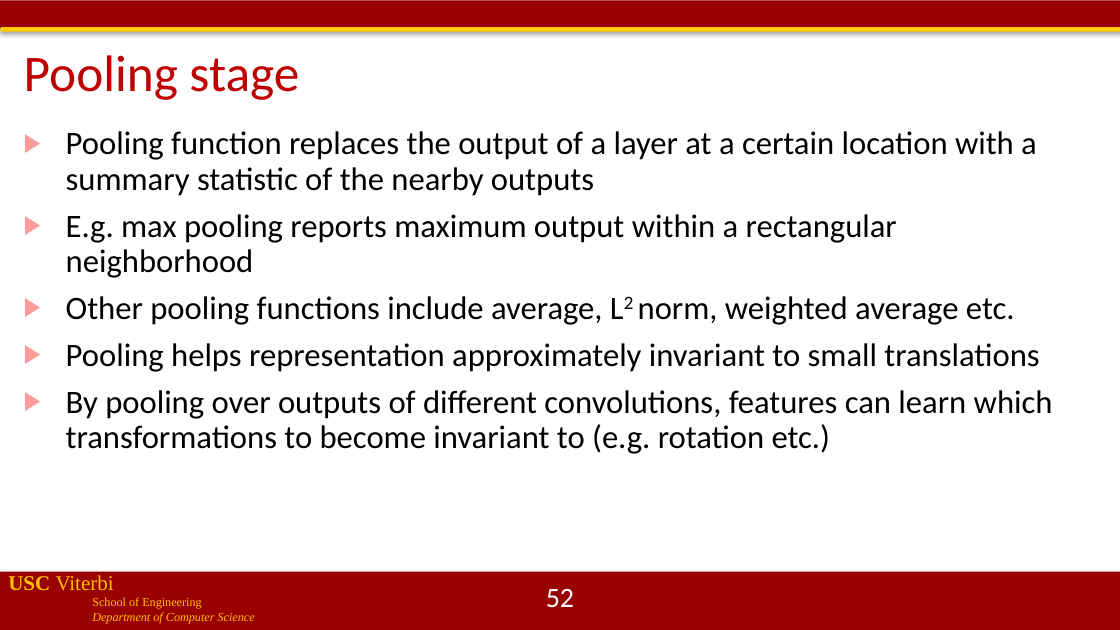
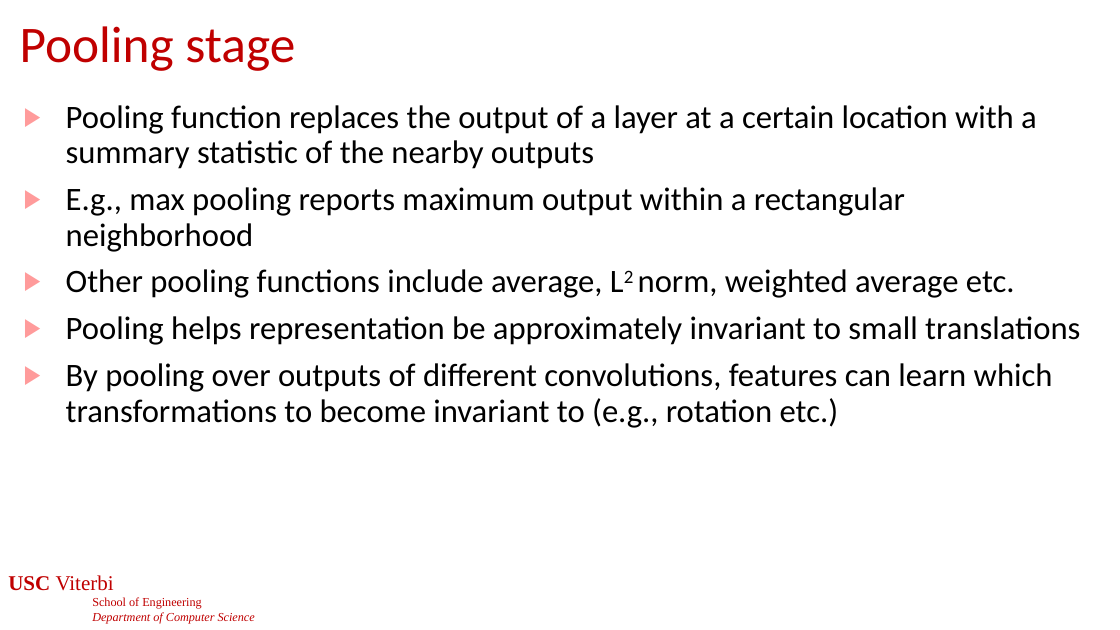
Before and after one commit to jdeshmukh/jdeshmukh.github.io, a slide deck: slide 50 of teaching/cs513slides/lecture11-SensingPerception.pptx (slide 52 before the commit). Drawn at 1120x630 pixels with LibreOffice and Linux fonts; fonts in the diff are those of the drawing; background and template pictures are left out. Boxes give left, top, right and bottom in pixels: in the first picture for what was removed or moved away, otherwise in the second. Text is boxed around its words. In the diff, an @@ line names an element or a change of style, - is before the commit and + after.

```diff
--- a/teaching/cs513slides/lecture11-SensingPerception.pptx
+++ b/teaching/cs513slides/lecture11-SensingPerception.pptx
@@ rectangle removed at bbox=[0, 0, 1120, 28] @@
@@ rectangle removed at bbox=[1, 27, 1120, 32] @@
@@ title "Pooling stage": place and size @@
-title "Pooling stage" at bbox=[24, 55, 299, 100]
+title "Pooling stage" at bbox=[20, 26, 295, 71]
@@ text "Pooling function replaces the output ...": place and size @@
-text "Pooling function replaces the output ..." at bbox=[66, 131, 1053, 454]
+text "Pooling function replaces the output ..." at bbox=[66, 105, 1080, 428]
@@ text at bbox=[66, 187, 905, 252]: text changed @@
-▶ E.g. max pooling reports maximum output within a rectangular neighborhood
+▶ E.g., max pooling reports maximum output within a rectangular neighborhood
@@ text at bbox=[66, 316, 1080, 428]: text changed @@
-▶ Pooling helps representation approximately invariant to small translations
-▶ By pooling over outputs of different convolutions, features can learn which transformations to become invariant to (e.g. rotation etc.)
+▶ Pooling helps representation be approximately invariant to small translations
+▶ By pooling over outputs of different convolutions, features can learn which transformations to become invariant to (e.g., rotation etc.)
@@ text "USC Viterbi" at bbox=[8, 575, 255, 624]: text colour #FFC000 to #C00000 @@
@@ rectangle removed at bbox=[0, 572, 1120, 630] @@
@@ page number at bbox=[546, 589, 574, 607]: text changed @@
-52
+50
```
Also in this commit, not shown: 61 other slides changed, 2 slides added, 2 slides removed, 2 other files.
